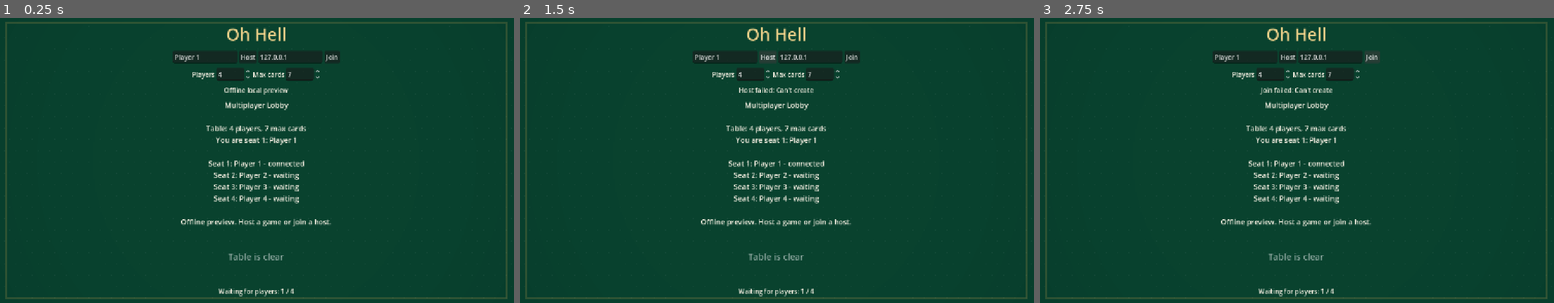
Above: before the commit, frames 1-3 (left to right).
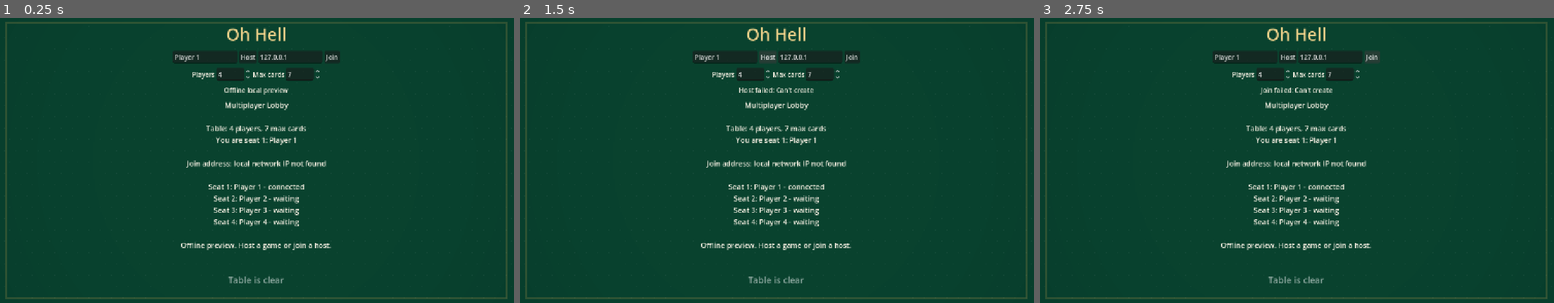
Above: after the commit, the same moments.

Repository: JordanOakFox/oh-hell-godot
Game: Godot game, scene res://scenes/main.tscn
Same seed, same stepped clock (60 frames per second), same inputs: the game is played once before the commit and once after it.
Inputs:
- Up to frame 1 (0.25 s): no input
- Up to frame 2 (1.5 s): tap Enter at 0.5 s; click "Host" at 1.25 s
- Up to frame 3 (2.75 s): click "Join" at 2 s

The runs differ from the first frame. In frame 1, 2.2% of the frame differs, in the area x 35-65%, y 50-98%; in frame 2, 2.2%; in frame 3, 2.2%.

Commit message:
Show LAN join addresses in lobby

Diff:
--- a/scripts/main.gd
+++ b/scripts/main.gd
@@ -365,6 +365,13 @@
 	var text := "Multiplayer Lobby\n\n"
 	text += "Table: %d players, %d max cards\n" % [view_state["num_players"], view_state["max_cards"]]
 	text += "You are seat %d: %s\n\n" % [my_seat + 1, view_state["names"][my_seat]]
+	if multiplayer.multiplayer_peer and multiplayer.is_server():
+		var addresses := Net.local_join_addresses()
+		if addresses.is_empty():
+			text += "Join address: local network IP not found\n"
+		else:
+			text += "Join address: %s\n" % ", ".join(addresses)
+		text += "\n"
 	for i in range(view_state["num_players"]):
 		var status := "connected" if view_state["connected"][i] else "waiting"
 		text += "Seat %d: %s - %s\n" % [i + 1, view_state["names"][i], status]
--- a/scripts/net.gd
+++ b/scripts/net.gd
@@ -28,3 +28,16 @@
 
 func is_host() -> bool:
 	return multiplayer.is_server()
+
+func local_join_addresses(port: int = DEFAULT_PORT) -> Array:
+	var addresses: Array = []
+	for address in IP.get_local_addresses():
+		var text := str(address)
+		if text == "127.0.0.1" or text == "::1":
+			continue
+		if text.find(":") != -1:
+			continue
+		if text.begins_with("169.254."):
+			continue
+		addresses.append("%s:%d" % [text, port])
+	return addresses
